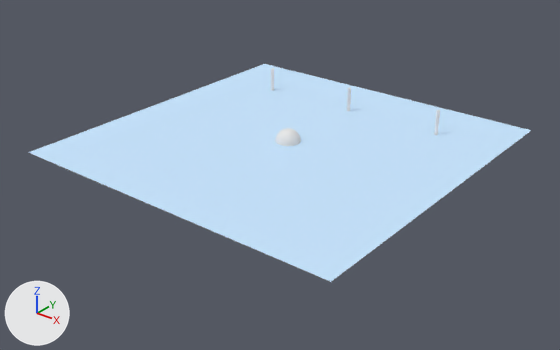
An edit to the Blender file Morse/environments/water-1o-3w.blend, drawn before and after from the same camera.
Camera for both pictures: a 50 mm lens placed at (246.0, -315.0, 172.0), pointed at (2.0, -9.0, -17.0). The axes (+X, +Y, +Z) are drawn at lower left. The lights are the same throughout.

The first picture shows 'Water'.
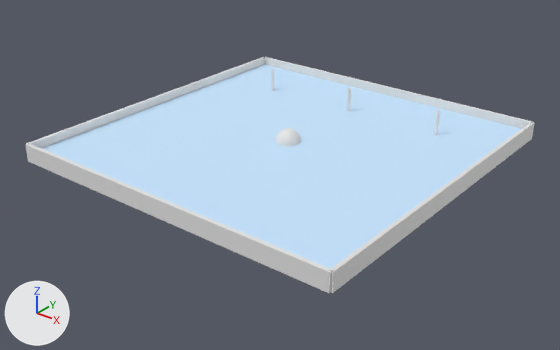
Boxes (x1, y1, x2, y2) around the edits, measured in the pictures (560 x 350 px):
'wall2', added: after (26, 144, 332, 293)
'wall3', added: after (330, 122, 534, 293)
'wall1', added: after (265, 57, 533, 128)
'wall4', added: after (26, 57, 265, 148)

Diff of the bpy script that builds the scene:
```diff
--- a/Morse/environments/water-1o-3w.blend.py
+++ b/Morse/environments/water-1o-3w.blend.py
@@ me_cube @@
+me_cube.from_pydata(...)  # a box spanning x -1.0..1.0, y -1.0..1.0, z -1.0..1.0
@@ ob_wall1 @@
+ob_wall1 = bpy.data.objects.new('wall1', me_cube)
+ob_wall1.location = (0.0, 100.0, 0.0)
+ob_wall1.scale = (100.0, 1.0, 5.0)
@@ ob_wall2 @@
+ob_wall2 = bpy.data.objects.new('wall2', me_cube.copy())
+ob_wall2.location = (0.0, -100.0, 0.0)
+ob_wall2.scale = (100.0, 1.0, 5.0)
@@ ob_wall3 @@
+ob_wall3 = bpy.data.objects.new('wall3', me_cube.copy())
+ob_wall3.location = (100.0, 0.0, 0.0)
+ob_wall3.rotation_euler = (0.0, 0.0, 1.571)  # degrees (0, 0, 90)
+ob_wall3.scale = (100.0, 1.0, 5.0)
@@ ob_wall4 @@
+ob_wall4 = bpy.data.objects.new('wall4', me_cube.copy())
+ob_wall4.location = (-100.0, 0.0, 0.0)
+ob_wall4.rotation_euler = (0.0, 0.0, 1.571)  # degrees (0, 0, 90)
+ob_wall4.scale = (100.0, 1.0, 5.0)
```
